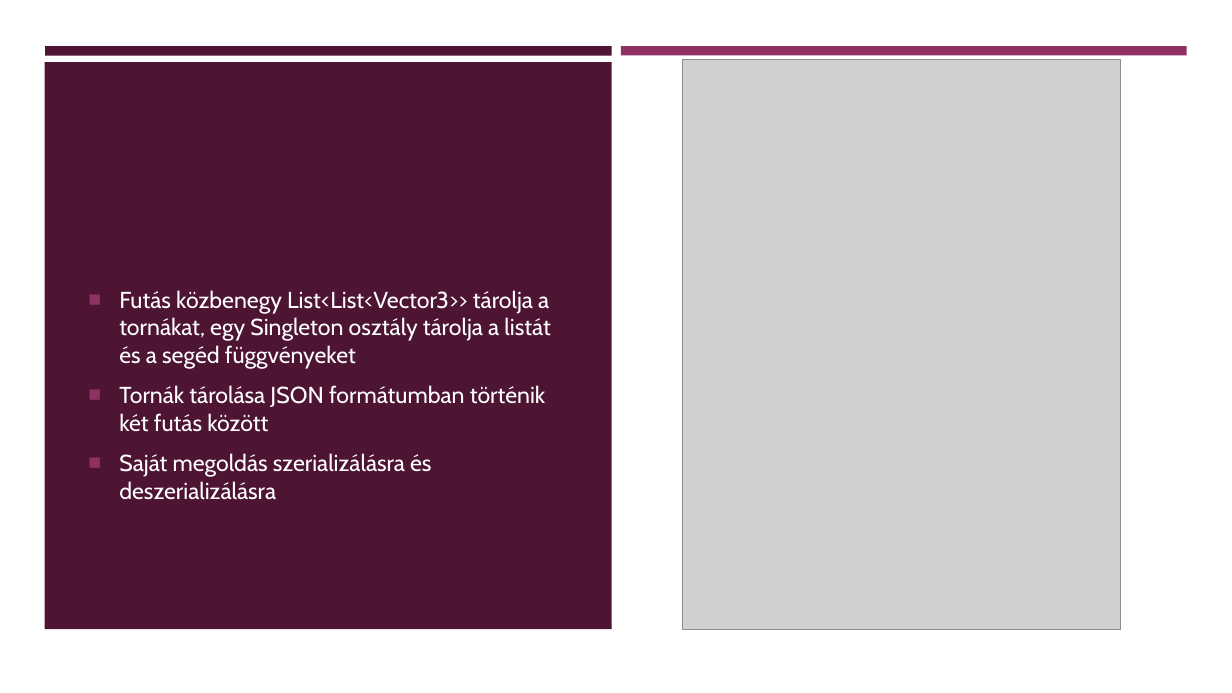
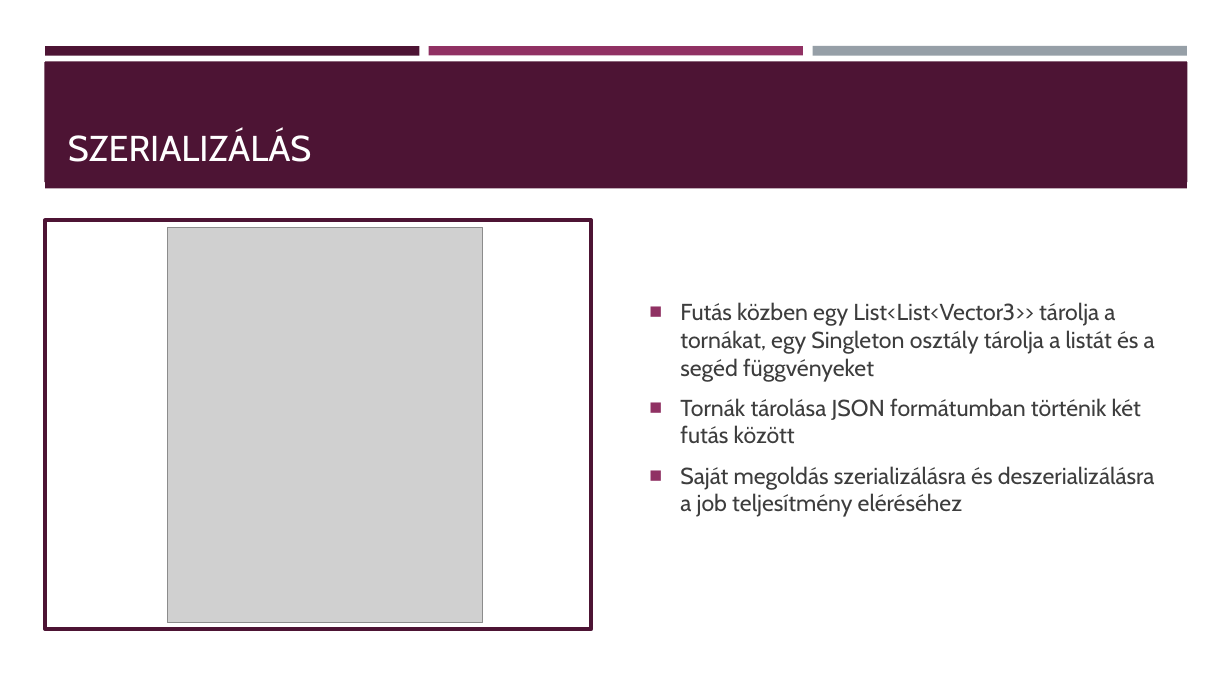
Before and after one commit to KihiraLove/Szakdoga, a slide deck: slide 8 of Documents/VR játék fejlesztés Rehabilitációs célra.pptx (slide 9 before the commit). Drawn at 1232x693 pixels with LibreOffice and Linux fonts; fonts in the diff are those of the drawing; grey boxes stand for pictures. Boxes give left, top, right and bottom in pixels: in the first picture for what was removed or moved away, otherwise in the second. Text is boxed around its words. In the diff, an @@ line names an element or a change of style, - is before the commit and + after.

```diff
--- a/Documents/VR játék fejlesztés Rehabilitációs célra.pptx
+++ b/Documents/VR játék fejlesztés Rehabilitációs célra.pptx
@@ background #000000 to #FFFFFF @@
@@ rectangle removed at <box>0,0,1232,693</box> @@
@@ rectangle: place and size @@
-rectangle at <box>45,46,612,55</box>
+rectangle at <box>45,46,420,55</box>
@@ rectangle: place and size @@
-rectangle at <box>621,46,1187,55</box>
+rectangle at <box>429,46,803,55</box>
@@ rectangle added at <box>812,46,1187,56</box>, fill #969FA7 @@
@@ rectangle added at <box>44,62,1188,182</box>, fill #4D1434 @@
@@ rectangle added at <box>45,61,1188,189</box>, fill #4D1434 @@
@@ title added at <box>68,131,311,162</box>, 28 pt, text #FFFFFF @@
+SZERIALIZÁLÁS
@@ rectangle: place and size @@
-rectangle at <box>44,62,612,629</box>
+rectangle at <box>45,220,592,628</box>
@@ rectangle at <box>45,220,592,628</box>: fill #4D1434 to #FFFFFF; outline none to #4D1434 3 pt @@
@@ picture: place and size @@
-picture at <box>683,59,1121,629</box>
+picture at <box>167,227,483,623</box>
@@ text "Futás közben egy List<List<Vector3>> tárolja ...": place and size @@
-text "Futás közben egy List<List<Vector3>> tárolja ..." at <box>119,290,550,500</box>
+text "Futás közben egy List<List<Vector3>> tárolja ..." at <box>680,302,1155,517</box>
@@ text at <box>680,302,1155,382</box>: text changed; text colour #FFFFFF to #3D3D3D @@
-■ Futás közbenegy List<List<Vector3>> tárolja a tornákat, egy Singleton osztály tárolja a listát és a segéd függvényeket
+■ Futás közben egy List<List<Vector3>> tárolja a tornákat, egy Singleton osztály tárolja a listát és a segéd függvényeket
@@ text at <box>680,398,1141,444</box>: text colour #FFFFFF to #3D3D3D in "Tornák tárolása JSON formátumban történik két futás ..." @@
@@ text at <box>680,466,1155,517</box>: text changed; text colour #FFFFFF to #3D3D3D @@
-■ Saját megoldás szerializálásra és deszerializálásra
+■ Saját megoldás szerializálásra és deszerializálásra a job teljesítmény eléréséhez
```
Also in this commit, not shown: 5 other slides changed, 5 slides added, 4 slides removed, 2 other files.
